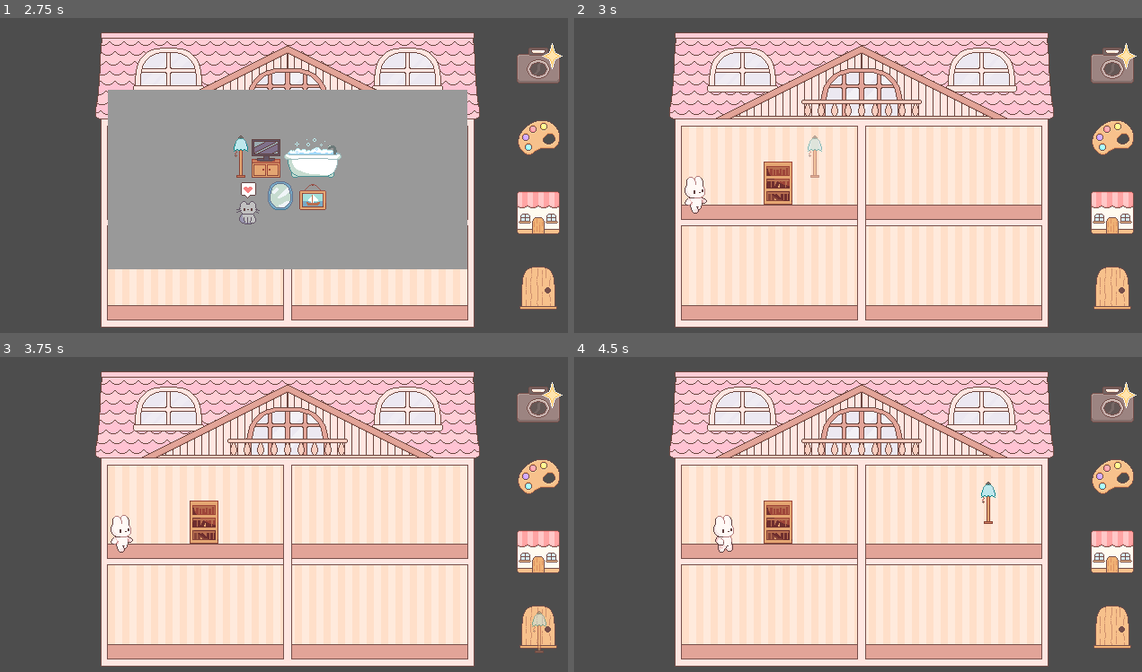
Above: before the commit, frames 1-4 (two rows, left to right).
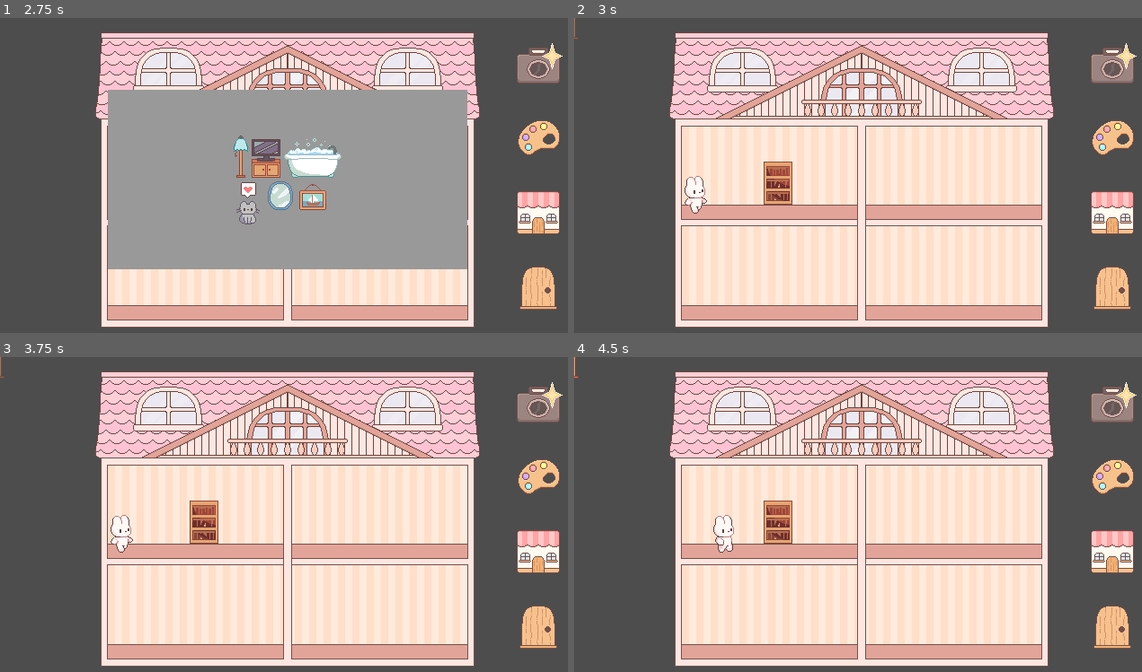
Above: after the commit, the same moments.

Repository: mon-b/girly-game-jam
Game: Godot game, scene res://ui/menu.tscn
Two runs of this game, one before a commit and one after it. Both use one fixed random seed, a clock stepped at 60 frames per second and the inputs below.
Inputs (mouse positions are in pixels of both pictures, inside the frame that each line leads up to):
- Up to frame 1 (2.75 s): click (539, 65) at 0.5 s; click (539, 140) at 1.25 s; click (539, 216) at 2 s
- Up to frame 2 (3 s): click (812, 156) at 2.75 s
- Up to frame 3 (3.75 s): click (539, 631) at 3.5 s
- Up to frame 4 (4.5 s): tap Enter at 4.25 s; move the mouse to (988, 501) at 4.27 s; hold D (right) from 4.28 s (still down); tap Space (interact) at 4.35 s; click (988, 501) at 4.42 s

Frame 1 is identical in both runs. In frame 2, 0.2% of the frame differs, in the area x 0-44%, y 0-51%; in frame 3, 0.2%; in frame 4, 0.2%, in the area x 0-75%, y 0-53%.

Commit message:
stuff placement working weird lol

Diff:
--- a/global.gd
+++ b/global.gd
@@ -1,3 +1,4 @@
 extends Node
 
 var placing_item: PackedScene = null
+var type_placing_item: String = ""
--- a/scenes/furniture/wall/mirror.tscn
+++ b/scenes/furniture/wall/mirror.tscn
@@ -1,15 +1,11 @@
 [gd_scene format=3 uid="uid://ne2gxkgb4mpk"]
 
 [ext_resource type="Texture2D" uid="uid://dliv4y1xvmvua" path="res://assets/sprites/Furniture.png" id="1_pk4gi"]
-
-[sub_resource type="AtlasTexture" id="AtlasTexture_r07g8"]
-atlas = ExtResource("1_pk4gi")
-region = Rect2(336, 96, 32, 32)
 
 [node name="Node2D" type="Node2D" unique_id=867769750]
 
 [node name="Sprite2D" type="Sprite2D" parent="." unique_id=795376584]
 position = Vector2(7, 0)
-texture = SubResource("AtlasTexture_r07g8")
+texture = ExtResource("1_pk4gi")
 region_enabled = true
-region_rect = Rect2(448, 48, 32, 32)
+region_rect = Rect2(336, 96, 32, 32)
--- a/scenes/furniture/wall/painting.tscn
+++ b/scenes/furniture/wall/painting.tscn
@@ -1,15 +1,11 @@
 [gd_scene format=3 uid="uid://cpf8ga6ev356u"]
 
-[ext_resource type="Texture2D" uid="uid://dliv4y1xvmvua" path="res://assets/sprites/Furniture.png" id="1_r07g8"]
-
-[sub_resource type="AtlasTexture" id="AtlasTexture_r07g8"]
-atlas = ExtResource("1_r07g8")
-region = Rect2(384, 144, 32, 32)
+[ext_resource type="Texture2D" uid="uid://dliv4y1xvmvua" path="res://assets/sprites/Furniture.png" id="1_6u0mp"]
 
 [node name="Node2D" type="Node2D" unique_id=867769750]
 
 [node name="Sprite2D" type="Sprite2D" parent="." unique_id=795376584]
 position = Vector2(7, 0)
-texture = SubResource("AtlasTexture_r07g8")
+texture = ExtResource("1_6u0mp")
 region_enabled = true
-region_rect = Rect2(448, 48, 32, 32)
+region_rect = Rect2(384, 144, 32, 32)
--- a/ui/game.gd
+++ b/ui/game.gd
@@ -2,14 +2,29 @@
 
 var preview: Node2D = null
 
+const FLOOR_Y = 333
+const WALL_Y_MIN = 120
+const WALL_Y_MAX = 215
+const ROOM_X_MIN = 116
+const ROOM_X_MAX = 524
+
+
 func _process(_delta: float) -> void:
+
 	if Global.placing_item != null and preview == null:
 		preview = Global.placing_item.instantiate()
 		preview.modulate.a = 0.5
 		add_child(preview)
 
 	if preview != null:
-		preview.position = get_global_mouse_position()
+		var mouse = get_global_mouse_position()
+		if Global.type_placing_item == "wall":
+			preview.position = Vector2(
+				clamp(mouse.x, ROOM_X_MIN, ROOM_X_MAX),
+				clamp(mouse.x, WALL_Y_MIN, WALL_Y_MAX),
+			)
+		elif Global.type_placing_item == "wall":
+			preview.position = Vector2(clamp(mouse.x, ROOM_X_MIN, ROOM_X_MAX), FLOOR_Y)
 
 func _unhandled_input(event: InputEvent) -> void:
 	if Global.placing_item == null:
--- a/ui/shop/shop.gd
+++ b/ui/shop/shop.gd
@@ -20,4 +20,10 @@
 
 func _on_item_pressed(scene: PackedScene) -> void:
 	Global.placing_item = scene
+
+	if "/wall/"  in scene.resource_path:
+		Global.type_placing_item = "wall"
+	elif "/floor/" in scene.resource_path:
+		Global.type_placing_item = "floor"
+
 	visible = false
